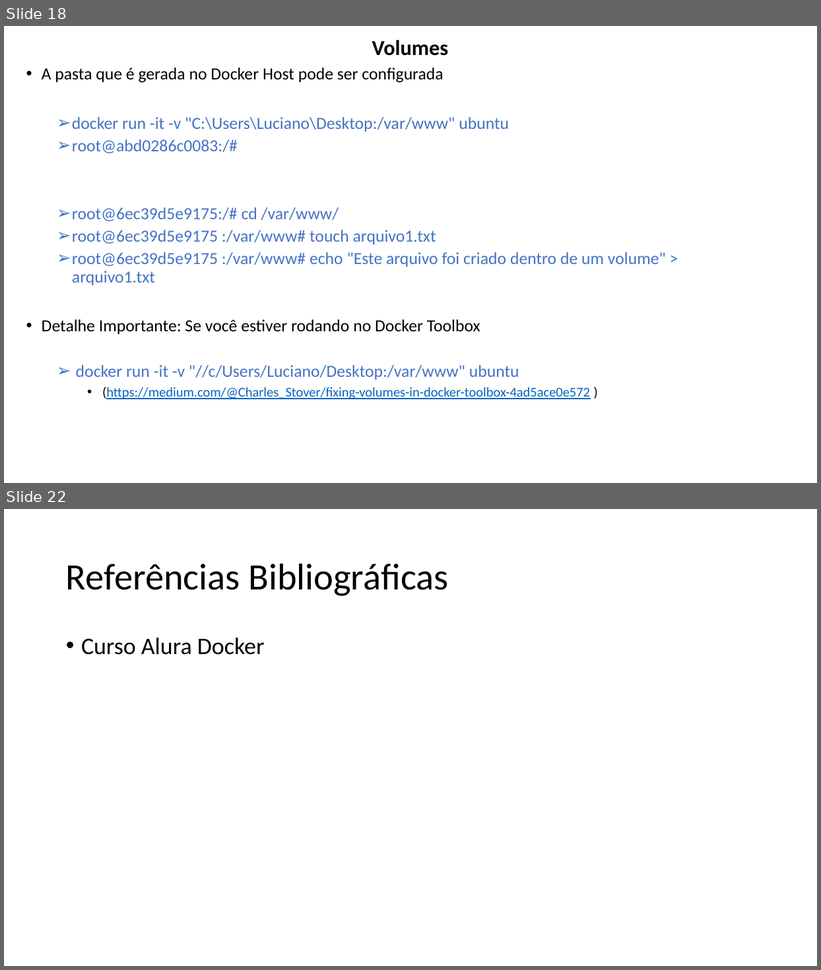
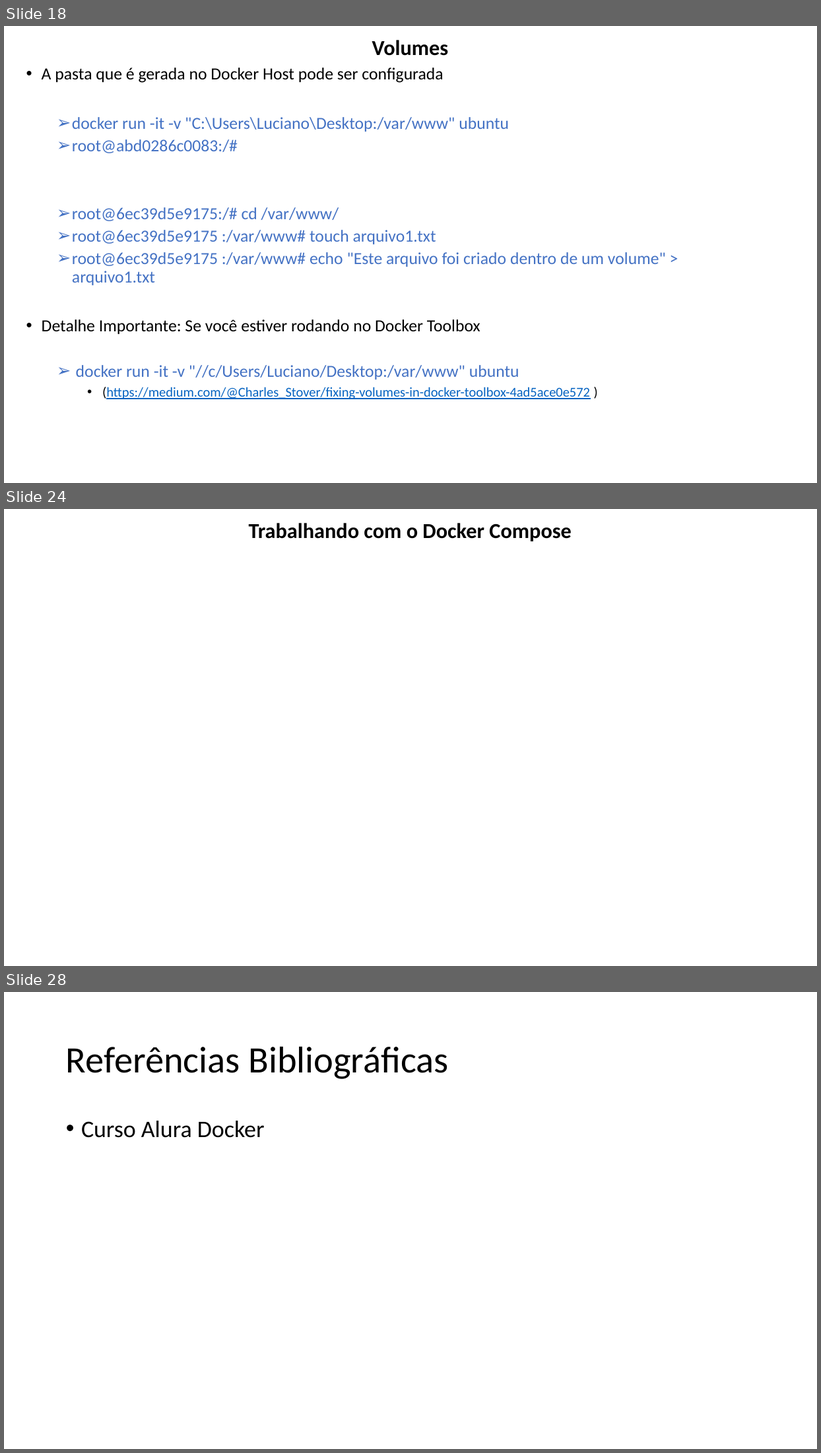
Before and after one commit to lacsousa/learning-docker, a slide deck: docs/docker-resumo.pptx. Shown one above the other, each under a label of ours: slides 18 and 22 before the commit, slides 18, 24 and 28 after it; the slides between them are not shown. The pictures are 821x970 and 821x1453 pixels, drawn with LibreOffice and Linux fonts; fonts in the diff are those of the drawing. Boxes give left, top, right and bottom in pixels: in the first picture for what was removed or moved away, otherwise in the second. Text is boxed around its words. In the diff, an @@ line names an element or a change of style, - is before the commit and + after.

```diff
--- a/docs/docker-resumo.pptx
+++ b/docs/docker-resumo.pptx
@@ slide 24 added at box(4, 509, 817, 966), background #FFFFFF @@
@@ title added at box(249, 523, 572, 541), 25.2 pt, text #000000, bold @@
+Trabalhando com o Docker Compose
@@ what was slide 22 is now slide 28 @@
```
Also in this commit, not shown: 1 slide changed, 6 other slides added, 1 slide removed, 6 other files.
